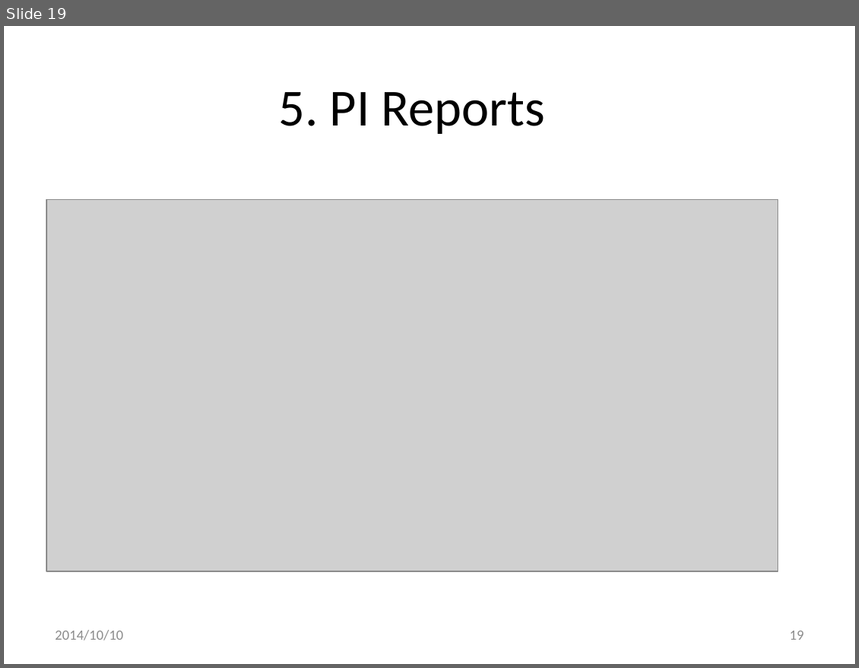
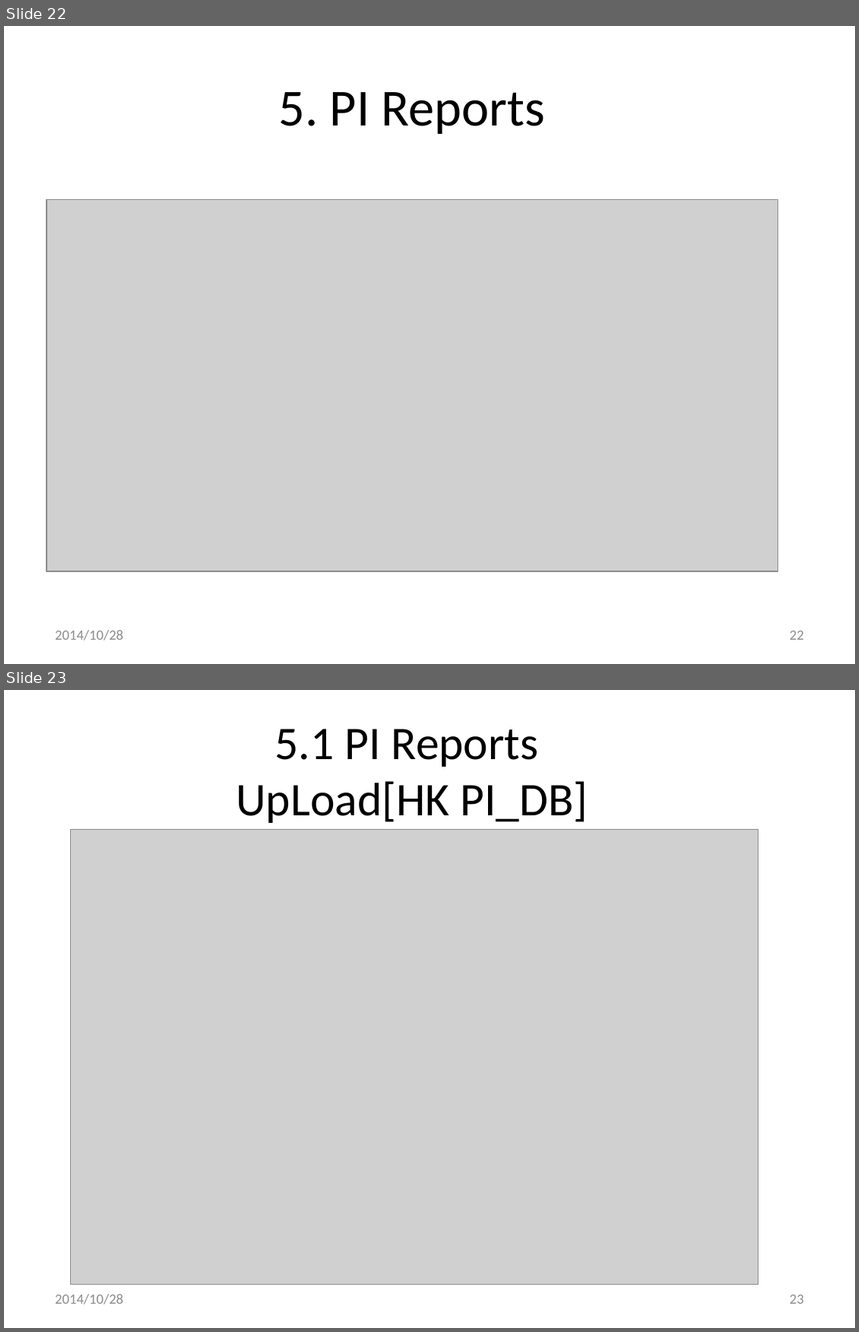
Before and after one commit to xlgwr/pie, a slide deck: FrmPIE/0PackingInformationEntry.pptx. Shown one above the other, each under a label of ours: slide 19 before the commit, slides 22 and 23 after it. The pictures are 859x668 and 859x1332 pixels, drawn with LibreOffice and Linux fonts; fonts in the diff are those of the drawing; grey boxes stand for pictures; background and template pictures are left out. Boxes give left, top, right and bottom in pixels: in the first picture for what was removed or moved away, otherwise in the second. Text is boxed around its words. In the diff, an @@ line names an element or a change of style, - is before the commit and + after.

```diff
--- a/FrmPIE/0PackingInformationEntry.pptx
+++ b/FrmPIE/0PackingInformationEntry.pptx
@@ slide 23 added at (x1=4, y1=690, x2=855, y2=1328), background #FFFFFF @@
@@ title added at (x1=236, y1=729, x2=588, y2=823), 39.6 pt, text #000000 @@
+5.1 PI Reports
+UpLoad[HK PI_DB]
@@ picture added at (x1=70, y1=830, x2=758, y2=1285) @@
@@ text added at (x1=55, y1=1294, x2=123, y2=1305), 12 pt, text #8C8C8C @@
+2014/10/28
@@ page number added at (x1=790, y1=1295, x2=804, y2=1304), 12 pt, text #8C8C8C @@
+23
@@ what was slide 19 is now slide 22 @@
@@ slide 22 changed as well @@
@@ text at (x1=55, y1=630, x2=123, y2=641): text changed @@
-2014/10/10
+2014/10/28
@@ page number at (x1=790, y1=631, x2=804, y2=640): text changed @@
-19
+22
```
Also in this commit, not shown: 18 other slides changed, 3 other slides added, 2 other files.
